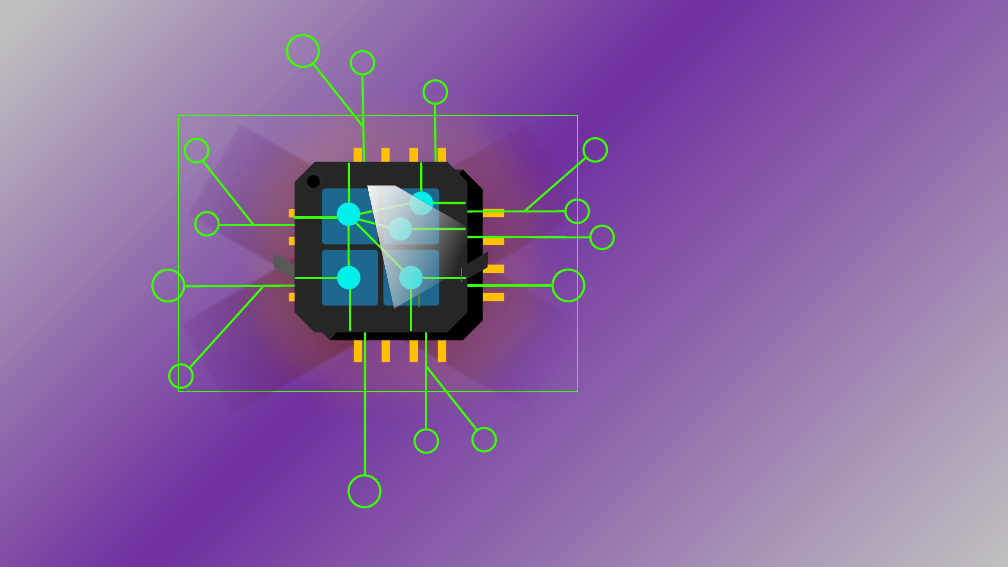
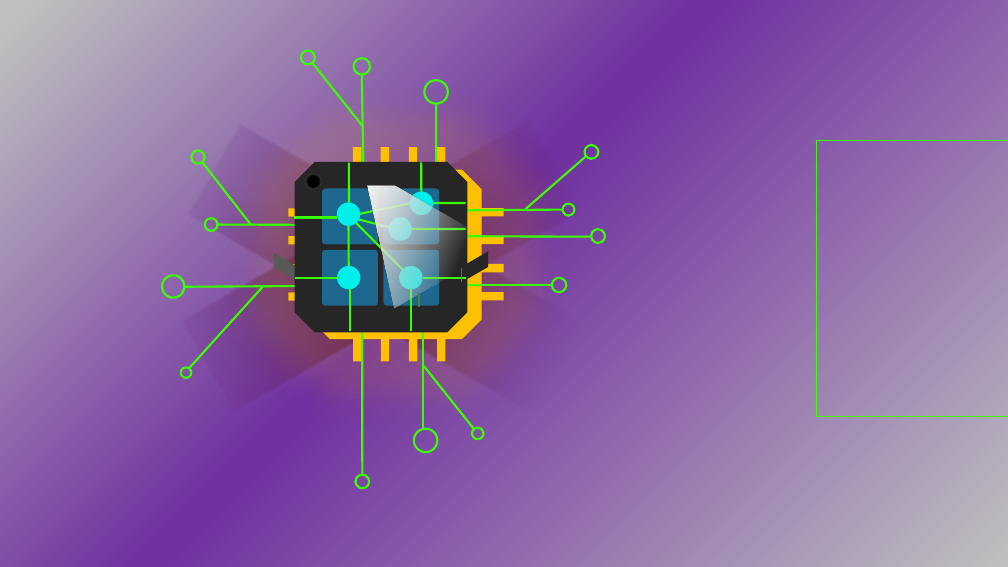
Before and after one commit to asynkron/website, a slide deck: slide 7 of media/logo.pptx. Drawn at 1008x567 pixels with LibreOffice and Linux fonts; fonts in the diff are those of the drawing. Boxes give left, top, right and bottom in pixels: in the first picture for what was removed or moved away, otherwise in the second. Text is boxed around its words. In the diff, an @@ line names an element or a change of style, - is before the commit and + after.

```diff
--- a/media/logo.pptx
+++ b/media/logo.pptx
@@ ellipse: place and size @@
-ellipse at [287,35,319,67]
+ellipse at [301,51,315,65]
@@ ellipse: place and size @@
-ellipse at [351,51,374,74]
+ellipse at [354,58,371,75]
@@ line moved from (435, 106) - (436, 211) to (436, 104) - (436, 199) @@
@@ freeform shape at [288,147,504,361]: outline redrawn @@
@@ ellipse: place and size @@
-ellipse at [584,138,607,162]
+ellipse at [585,145,598,159]
@@ rectangle: place and size @@
-rectangle at [178,116,577,392]
+rectangle at [817,141,1008,417]
@@ ellipse: place and size @@
-ellipse at [185,139,208,163]
+ellipse at [191,150,205,164]
@@ octagon removed at [310,169,482,340] @@
@@ freeform shape removed at [330,169,483,340] @@
@@ line moved from (566, 211) - (437, 212) to (563, 209) - (448, 210) @@
@@ ellipse: place and size @@
-ellipse at [566,200,589,223]
+ellipse at [563,203,575,216]
@@ ellipse: place and size @@
-ellipse at [195,212,219,236]
+ellipse at [205,219,218,231]
@@ line moved from (363, 225) - (220, 225) to (352, 225) - (218, 225) @@
@@ ellipse: place and size @@
-ellipse at [591,225,614,249]
+ellipse at [591,229,605,243]
@@ freeform shape at [387,251,495,322]: outline redrawn @@
@@ ellipse: place and size @@
-ellipse at [152,270,184,302]
+ellipse at [162,275,185,298]
@@ line moved from (365, 287) - (365, 476) to (362, 286) - (362, 475) @@
@@ line moved from (426, 287) - (426, 428) to (423, 286) - (423, 427) @@
@@ ellipse: place and size @@
-ellipse at [553,269,585,301]
+ellipse at [552,278,566,292]
@@ ellipse: place and size @@
-ellipse at [169,364,193,388]
+ellipse at [181,368,191,378]
@@ line moved from (477, 430) - (426, 367) to (474, 430) - (424, 366) @@
@@ ellipse: place and size @@
-ellipse at [473,428,496,451]
+ellipse at [472,428,483,439]
@@ ellipse: place and size @@
-ellipse at [349,476,380,507]
+ellipse at [355,475,369,488]
```
Also in this commit, not shown: 1 slide added, 2 other files.
